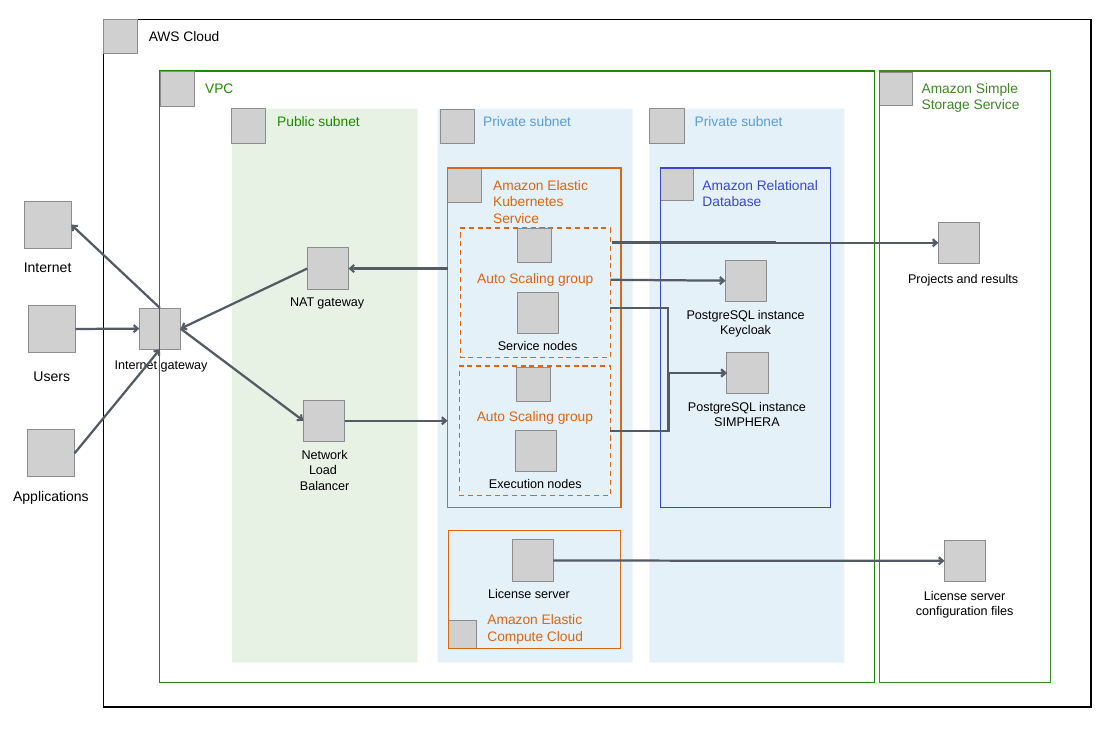
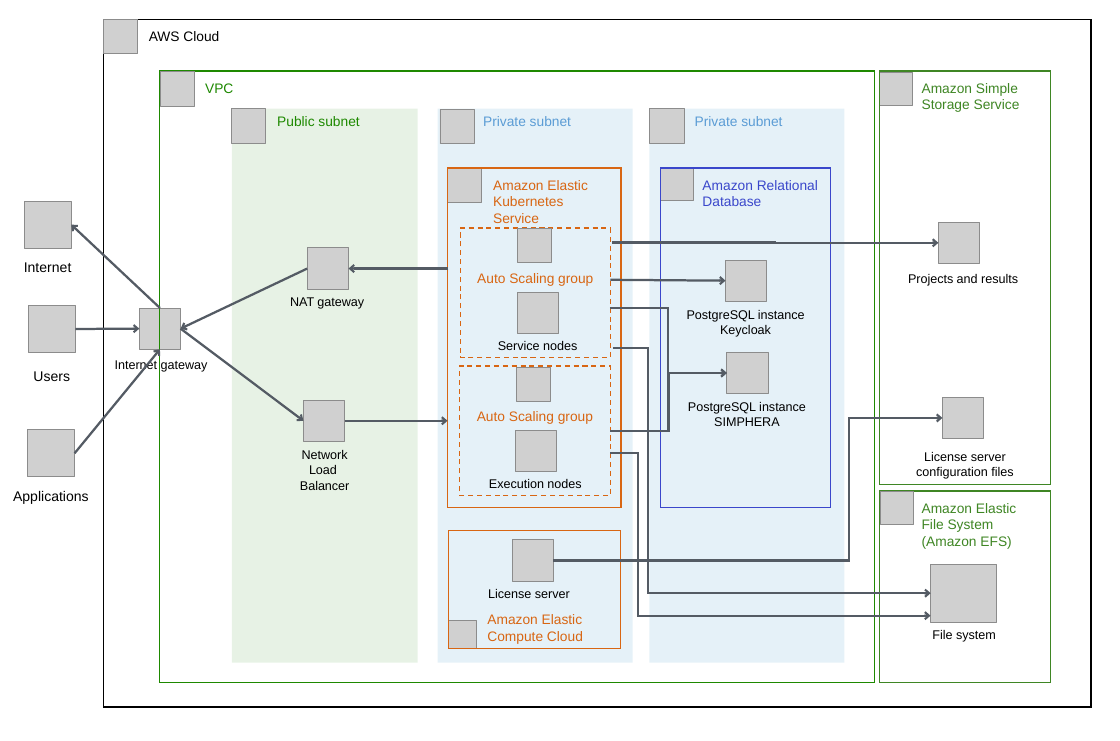
Before and after one commit to dspace-group/simphera-reference-architecture-aws, a slide deck: slide 1 of architecture-diagram.pptx. Drawn at 1120x741 pixels with LibreOffice and Linux fonts; fonts in the diff are those of the drawing; grey boxes stand for pictures. Boxes give left, top, right and bottom in pixels: in the first picture for what was removed or moved away, otherwise in the second. Text is boxed around its words. In the diff, an @@ line names an element or a change of style, - is before the commit and + after.

```diff
--- a/architecture-diagram.pptx
+++ b/architecture-diagram.pptx
@@ rectangle "Amazon Simple Storage Service" resized from (x1=879, y1=71, x2=1051, y2=682) to (x1=879, y1=71, x2=1051, y2=484) @@
@@ elbow arrow added from (613, 348) to (931, 593), #545B64 1.75 pt @@
@@ arrow moved from (554, 561) - (945, 561) to (554, 561) - (943, 418) @@
@@ arrow (554, 561) - (943, 418): arrow to elbow arrow @@
@@ picture moved from (x1=945, y1=540, x2=986, y2=581) to (x1=943, y1=398, x2=984, y2=439) @@
@@ text "License server" moved from (x1=916, y1=591, x2=1013, y2=618) to (x1=916, y1=452, x2=1013, y2=479) @@
@@ elbow arrow added from (610, 454) to (931, 616), #545B64 1.75 pt @@
@@ rectangle added at (x1=879, y1=491, x2=1051, y2=683), outline #3F8624 1 pt, 10.8 pt, text #3F8624 @@
+Amazon Elastic File System (Amazon EFS)
@@ picture added at (x1=880, y1=491, x2=913, y2=525) @@
@@ picture added at (x1=931, y1=564, x2=997, y2=622) @@
@@ text added at (x1=932, y1=630, x2=996, y2=642), 9.9 pt, text #000000 @@
+File system
```
Also in this commit, not shown: 1 other file.
